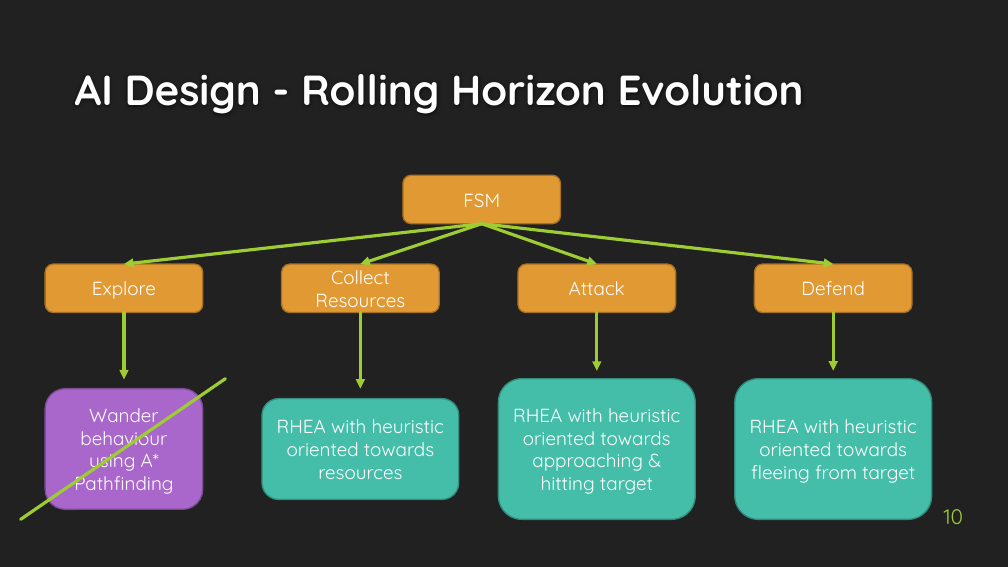
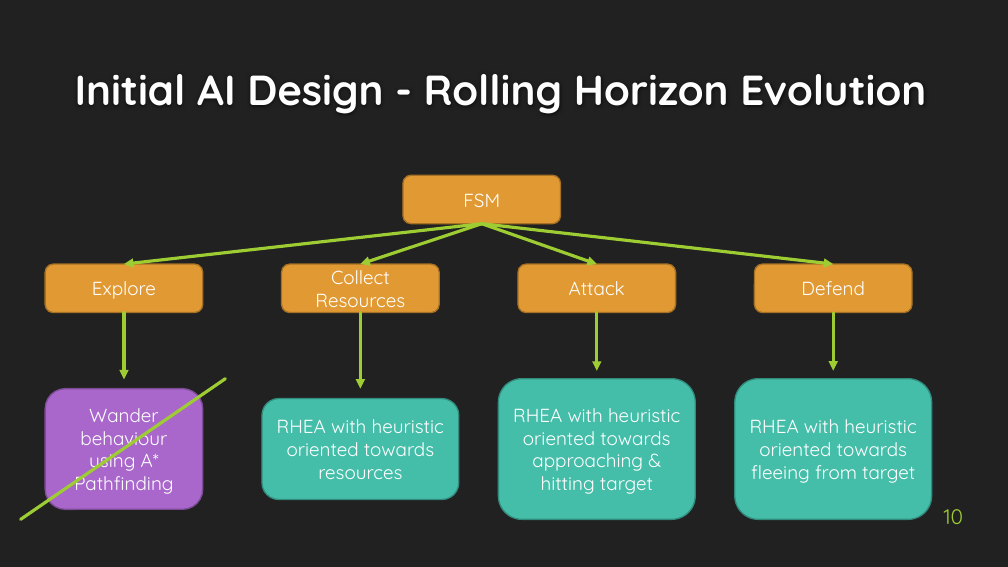
Before and after one commit to rdgain/Hunger-Games-VGDL, a slide deck: slide 10 of docs/final presentation.pptx. Drawn at 1008x567 pixels with LibreOffice and Linux fonts; fonts in the diff are those of the drawing; background and template pictures are left out. Boxes give left, top, right and bottom in pixels: in the first picture for what was removed or moved away, otherwise in the second. Text is boxed around its words. In the diff, an @@ line names an element or a change of style, - is before the commit and + after.

Commit message:
Presentation updated

```diff
--- a/docs/final presentation.pptx
+++ b/docs/final presentation.pptx
@@ title at <box>75,74,926,114</box>: text changed @@
-AI Design - Rolling Horizon Evolution
+Initial AI Design - Rolling Horizon Evolution
```
Also in this commit, not shown: 1 slide added.
